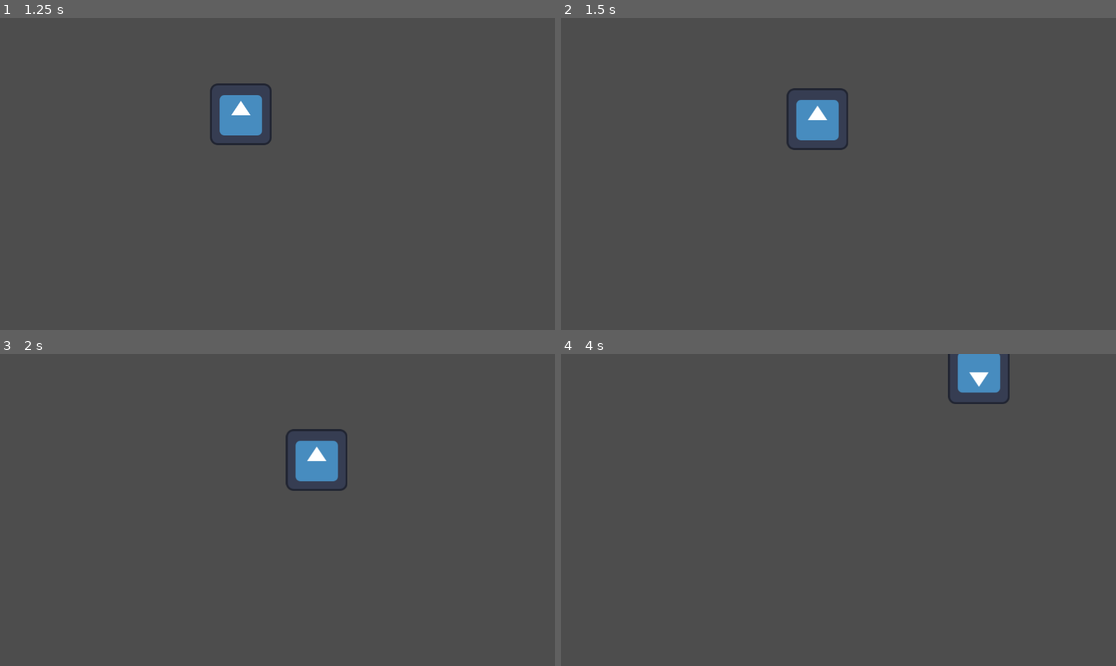
Above: before the commit, frames 1-4 (two rows, left to right).
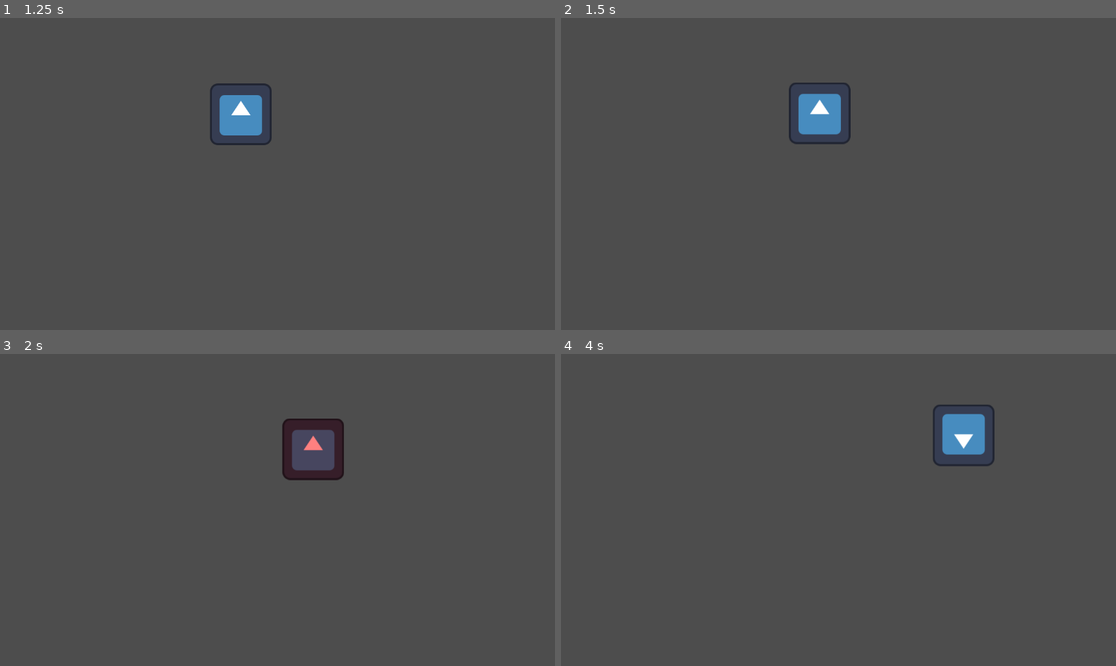
Above: after the commit, the same moments.

Repository: Nicheen/GameJamSummer2025
Game: Godot game, scene res://scenes/menus/main_menu.tscn
Same seed, same stepped clock (60 frames per second), same inputs: the game is played once before the commit and once after it. Before the commit the project starts from res://scenes/main_menu.tscn. The engine's default icon, where the game draws it, is replaced by a stand-in: a white triangle on a blue panel in a dark square.
Inputs (mouse positions are in pixels of both pictures, inside the frame that each line leads up to):
- Up to frame 1 (1.25 s): click "START GAME" at 0.5 s
- Up to frame 2 (1.5 s): tap Enter (ui_accept) at 1.25 s; move the mouse to (960, 158) at 1.27 s; hold D (move_right) from 1.28 s (still down); click (960, 158) at 1.35 s
- Up to frame 3 (2 s): keep holding D (move_right); tap Enter (ui_accept) at 1.52, 1.55, 1.82 s
- Up to frame 4 (4 s): move the mouse to (727, 525) at 2.02 s; release D (move_right) at 2.03 s; hold S (teleport_down) 2.03-2.78 s; tap Enter (ui_accept) at 2.1, 2.27, 2.57, 2.75, 3.05, 3.77 s; click (727, 525) at 2.3 s; move the mouse to (894, 441) at 2.77 s; hold D (move_right) 2.78-3.53 s; click (894, 441) at 2.85 s; move the mouse to (810, 572) at 3.52 s; hold W (teleport_up) from 3.53 s (still down); click (810, 572) at 3.6 s

Frame 1 is identical in both runs. In frame 2, 1.0% of the frame differs, in the area x 40-53%, y 20-43%; in frame 3, 2.0%; in frame 4, 2.5%, in the area x 66-81%, y 0-36%.

Commit message:
Code Structure

Diff:
--- a/gamejamsummer2025/projectile.gd
+++ /dev/null
@@ -1,130 +0,0 @@
-extends RigidBody2D
-
-# Projectile settings
-var direction: Vector2
-var speed: float = 500.0
-var play_area_center: Vector2
-var play_area_size: Vector2
-var bounce_count: int = 0
-var max_bounces: int = 5
-var lifetime: float = 10.0
-var initialized: bool = false
-
-# Signals
-signal hit_player
-
-# Optional: Visual components
-@onready var sprite: Sprite2D = $Sprite2D
-@onready var collision_shape: CollisionShape2D = $CollisionShape2D
-
-func _ready():
-	# Set up physics
-	gravity_scale = 0  # No gravity for projectiles
-	linear_damp = 0    # No air resistance
-	contact_monitor = true
-	max_contacts_reported = 10
-
-	# Set up collision detection
-	body_entered.connect(_on_body_entered)
-
-	# Start lifetime timer
-	var timer = Timer.new()
-	timer.wait_time = lifetime
-	timer.one_shot = true
-	timer.timeout.connect(_on_lifetime_expired)
-	add_child(timer)
-	timer.start()
-
-	await get_tree().process_frame
-
-func initialize(shoot_direction: Vector2, projectile_speed: float, area_center: Vector2, area_size: Vector2):
-	direction = shoot_direction.normalized()
-	speed = projectile_speed
-	play_area_center = area_center
-	play_area_size = area_size
-	initialized = true
-
-	# Set initial velocity
-	await get_tree().process_frame
-	linear_velocity = direction * speed
-
-func _physics_process(delta):
-	if not initialized:
-		return
-	check_bounds_collision()
-
-func check_bounds_collision():
-	var half_size = play_area_size * 0.5
-	var bounds = {
-		"left": play_area_center.x - half_size.x,
-		"right": play_area_center.x + half_size.x,
-		"top": play_area_center.y - half_size.y,
-		"bottom": play_area_center.y + half_size.y
-	}
-
-	var pos = global_position
-	var vel = linear_velocity
-	var bounced = false
-
-	# Check horizontal bounds
-	if pos.x <= bounds.left or pos.x >= bounds.right:
-		vel.x = -vel.x  # Reverse horizontal velocity
-		bounced = true
-
-		# Keep within bounds
-		if pos.x <= bounds.left:
-			pos.x = bounds.left + 5
-		else:
-			pos.x = bounds.right - 5
-
-	# Check vertical bounds
-	if pos.y <= bounds.top or pos.y >= bounds.bottom:
-		vel.y = -vel.y  # Reverse vertical velocity
-		bounced = true
-
-		# Keep within bounds
-		if pos.y <= bounds.top:
-			pos.y = bounds.top + 5
-		else:
-			pos.y = bounds.bottom - 5
-
-	if bounced:
-		global_position = pos
-		linear_velocity = vel
-		bounce_count += 1
-
-		# Optional: Add bounce effect
-		create_bounce_effect()
-
-		# Destroy after too many bounces
-		if bounce_count >= max_bounces:
-			queue_free()
-
-func create_bounce_effect():
-	# Visual effect when bouncing
-	if sprite:
-		var tween = create_tween()
-		var original_scale = sprite.scale
-		tween.tween_property(sprite, "scale", original_scale * 1.2, 0.1)
-		tween.tween_property(sprite, "scale", original_scale, 0.1)
-
-func _on_body_entered(body):
-	# Check if it hit the player
-	if body.has_method("take_damage"):
-		# Only damage if projectile has moved away from spawn point
-		var spawn_distance = global_position.distance_to(body.global_position)
-		if spawn_distance > 50:  # Minimum distance before it can hit player
-			hit_player.emit()
-			queue_free()
-	else:
-		# Hit something else, bounce off it
-		var collision_normal = (global_position - body.global_position).normalized()
-		linear_velocity = linear_velocity.bounce(collision_normal)
-		bounce_count += 1
-		create_bounce_effect()
-
-		if bounce_count >= max_bounces:
-			queue_free()
-
-func _on_lifetime_expired():
-	queue_free()
--- a/gamejamsummer2025/scenes/Player.tscn
+++ /dev/null
@@ -1,37 +0,0 @@
-[gd_scene load_steps=8 format=3 uid="uid://b4g35yo4tk2kb"]
-
-[ext_resource type="Script" path="res://character_body_2d.gd" id="1_kne1u"]
-[ext_resource type="Script" path="res://projectile.gd" id="2_mdl7e"]
-[ext_resource type="Texture2D" uid="uid://cwnerh202ej8e" path="res://icon.svg" id="3_cxr5p"]
-[ext_resource type="Texture2D" uid="uid://cld2l1b5hqkts" path="res://images/projectile.png" id="3_qu4a1"]
-
-[sub_resource type="RectangleShape2D" id="RectangleShape2D_e7peq"]
-size = Vector2(130, 129)
-
-[sub_resource type="PackedScene" id="PackedScene_70d11"]
-_bundled = {
-"conn_count": 0,
-"conns": PackedInt32Array(),
-"editable_instances": [],
-"names": PackedStringArray("Node2D", "Projectile", "script", "RigidBody2D", "Sprite2D", "texture", "CollisionShape2D", "position", "shape"),
-"node_count": 4,
-"node_paths": [],
-"nodes": PackedInt32Array(-1, -1, 0, 0, -1, 0, 0, 0, 0, 3, 1, -1, 1, 2, 0, 0, 1, 0, 4, 4, -1, 1, 5, 1, 0, 1, 0, 6, 6, -1, 2, 7, 2, 8, 3, 0),
-"variants": [ExtResource("2_mdl7e"), ExtResource("3_qu4a1"), Vector2(0, 0.5), SubResource("RectangleShape2D_e7peq")],
-"version": 3
-}
-
-[sub_resource type="RectangleShape2D" id="RectangleShape2D_epypp"]
-size = Vector2(130, 129)
-
-[node name="Node2D" type="Node2D"]
-
-[node name="Player" type="CharacterBody2D" parent="."]
-script = ExtResource("1_kne1u")
-projectile_scene = SubResource("PackedScene_70d11")
-
-[node name="Sprite2D" type="Sprite2D" parent="Player"]
-texture = ExtResource("3_cxr5p")
-
-[node name="CollisionShape2D" type="CollisionShape2D" parent="Player"]
-shape = SubResource("RectangleShape2D_epypp")
--- a/gamejamsummer2025/scenes/Projectile.tscn
+++ /dev/null
@@ -1,20 +0,0 @@
-[gd_scene load_steps=4 format=3 uid="uid://eppnqq6ap33r"]
-
-[ext_resource type="Script" uid="uid://57mwgwgrtt80" path="res://projectile.gd" id="1_t7eop"]
-[ext_resource type="Texture2D" uid="uid://cld2l1b5hqkts" path="res://images/projectile.png" id="2_vihyi"]
-
-[sub_resource type="CircleShape2D" id="CircleShape2D_vihyi"]
-radius = 13.0
-
-[node name="Node2D" type="Node2D"]
-
-[node name="Projectile" type="RigidBody2D" parent="."]
-script = ExtResource("1_t7eop")
-
-[node name="Sprite2D" type="Sprite2D" parent="Projectile"]
-scale = Vector2(0.25, 0.25)
-texture = ExtResource("2_vihyi")
-
-[node name="CollisionShape2D" type="CollisionShape2D" parent="Projectile"]
-position = Vector2(0, -1)
-shape = SubResource("CircleShape2D_vihyi")
--- /dev/null
+++ b/gamejamsummer2025/scenes/main.tscn
@@ -0,0 +1,6 @@
+[gd_scene load_steps=2 format=3 uid="uid://8ciqjf3iwtvf"]
+
+[ext_resource type="Script" uid="uid://c2dkvm0rwmi1d" path="res://scripts/main.gd" id="1_o5qli"]
+
+[node name="Main" type="Node2D"]
+script = ExtResource("1_o5qli")
--- a/gamejamsummer2025/scenes/main_menu.tscn
+++ b/gamejamsummer2025/scenes/menus/main_menu.tscn
@@ -1,20 +1,20 @@
 [gd_scene load_steps=3 format=3 uid="uid://bxsxsg8svbiye"]
 
-[ext_resource type="Script" uid="uid://hxs1sdtlbjeo" path="res://main_menu.gd" id="1_06t4h"]
-[ext_resource type="Texture2D" uid="uid://cc4t6edh6d5p4" path="res://images/not_pong_main_menu_background.png" id="3_bqqt6"]
+[ext_resource type="Script" uid="uid://hxs1sdtlbjeo" path="res://scripts/main_menu.gd" id="1_ovrgc"]
+[ext_resource type="Texture2D" uid="uid://cc4t6edh6d5p4" path="res://images/not_pong_main_menu_background.png" id="2_2o76q"]
 
 [node name="MainMenu" type="Control"]
 layout_mode = 3
 anchors_preset = 0
 offset_right = 1151.0
 offset_bottom = 648.0
-script = ExtResource("1_06t4h")
+script = ExtResource("1_ovrgc")
 
 [node name="TextureRect" type="TextureRect" parent="."]
 layout_mode = 0
 offset_right = 2185.0
 offset_bottom = 1138.0
-texture = ExtResource("3_bqqt6")
+texture = ExtResource("2_2o76q")
 expand_mode = 1
 
 [node name="VBoxContainer" type="VBoxContainer" parent="."]
--- /dev/null
+++ b/gamejamsummer2025/scenes/obj/Player.tscn
@@ -0,0 +1,18 @@
+[gd_scene load_steps=5 format=3 uid="uid://b4g35yo4tk2kb"]
+
+[ext_resource type="Script" uid="uid://dctpv4rhjpa0w" path="res://scripts/character_body_2d.gd" id="1_j31ew"]
+[ext_resource type="PackedScene" uid="uid://eppnqq6ap33r" path="res://scenes/obj/Projectile.tscn" id="2_ghy7x"]
+[ext_resource type="Texture2D" uid="uid://cwnerh202ej8e" path="res://icon.svg" id="3_nkb2x"]
+
+[sub_resource type="RectangleShape2D" id="RectangleShape2D_j31ew"]
+size = Vector2(130, 129)
+
+[node name="Player" type="CharacterBody2D"]
+script = ExtResource("1_j31ew")
+projectile_scene = ExtResource("2_ghy7x")
+
+[node name="Sprite2D" type="Sprite2D" parent="."]
+texture = ExtResource("3_nkb2x")
+
+[node name="CollisionShape2D" type="CollisionShape2D" parent="."]
+shape = SubResource("RectangleShape2D_j31ew")
--- /dev/null
+++ b/gamejamsummer2025/scenes/obj/Projectile.tscn
@@ -0,0 +1,21 @@
+[gd_scene load_steps=5 format=3 uid="uid://eppnqq6ap33r"]
+
+[ext_resource type="Script" uid="uid://57mwgwgrtt80" path="res://scripts/projectile.gd" id="1_t7eop"]
+[ext_resource type="Texture2D" uid="uid://cld2l1b5hqkts" path="res://images/projectile.png" id="2_vihyi"]
+
+[sub_resource type="PhysicsMaterial" id="PhysicsMaterial_vihyi"]
+
+[sub_resource type="CircleShape2D" id="CircleShape2D_kdm4f"]
+radius = 13.0
+
+[node name="Projectile" type="RigidBody2D"]
+physics_material_override = SubResource("PhysicsMaterial_vihyi")
+script = ExtResource("1_t7eop")
+
+[node name="Sprite2D" type="Sprite2D" parent="."]
+scale = Vector2(0.25, 0.25)
+texture = ExtResource("2_vihyi")
+
+[node name="CollisionShape2D" type="CollisionShape2D" parent="."]
+position = Vector2(0, -1)
+shape = SubResource("CircleShape2D_kdm4f")
--- a/gamejamsummer2025/character_body_2d.gd
+++ b/gamejamsummer2025/scripts/character_body_2d.gd
@@ -102,47 +102,41 @@
 		shoot_projectile()
 
 func shoot_projectile():
-	if not projectile_scene:
-		print("Warning: No projectile scene assigned!")
-		return
-
-	# Create projectile instance
-	var projectile = projectile_scene.instantiate()
-
-	# Add to scene tree (parent's parent to avoid moving with player)
-	get_tree().current_scene.add_child(projectile)
-
-	# Calculate shoot direction based on mouse position
+	if not projectile_scene or not can_shoot:
+		return
+
+	print("=== SHOOTING PROJECTILE ===")
+
+	# Get shoot direction toward mouse
 	var mouse_pos = get_global_mouse_position()
 	var shoot_direction = (mouse_pos - global_position).normalized()
 
-	# Determine spawn offset based on current wall position
-	var spawn_offset: Vector2
-	match current_wall:
-		WallSide.BOTTOM:
-			# Player is on bottom wall, spawn above the player
-			spawn_offset = Vector2(0, -80)  # Spawn 40 pixels above
-		WallSide.TOP:
-			# Player is on top wall (upside down), spawn below the player
-			spawn_offset = Vector2(0, 80)   # Spawn 40 pixels below
-
-	# Add a small horizontal offset in the shooting direction for better visual
-	spawn_offset.x += shoot_direction.x * 20
-
-	# Set projectile position with proper offset
-	projectile.global_position = global_position + spawn_offset
-
-	# Initialize projectile
-	if projectile.has_method("initialize"):
-		projectile.initialize(shoot_direction, projectile_speed, play_area_center, play_area_size)
-
-	# Connect projectile hit signal
-	if projectile.has_signal("hit_player"):
-		projectile.hit_player.connect(_on_projectile_hit)
+	# Create projectile
+	var projectile = projectile_scene.instantiate()
+
+	# Position it in front of player
+	var spawn_position = global_position + (shoot_direction * 80)
+	projectile.global_position = spawn_position
+
+	print("Spawning projectile at: ", spawn_position)
+	print("Shoot direction: ", shoot_direction)
+
+	# Add to scene first
+	get_tree().current_scene.add_child(projectile)
+
+	# Wait one frame then initialize
+	await get_tree().process_frame
+
+	# Initialize the projectile
+	projectile.initialize(shoot_direction, projectile_speed)
+
+	# Connect the hit signal
+	projectile.hit_player.connect(_on_projectile_hit)
+
+	print("Projectile setup complete")
 
 	# Start cooldown
 	start_shoot_cooldown()
-
 func teleport_to_edge(direction: Vector2):
 	var new_position = global_position
 	var half_size = play_area_size * 0.5
--- /dev/null
+++ b/gamejamsummer2025/scripts/main.gd
@@ -0,0 +1,62 @@
+extends Node2D
+
+# Game settings
+@export var play_area_size: Vector2 = Vector2(1152, 648)  # Match your window size
+@export var play_area_center: Vector2 = Vector2(576, 324)  # Half of window size
+
+# Hardcoded scene paths
+const PLAYER_SCENE = "res://scenes/obj/Player.tscn"
+const PAUSE_MENU_SCENE = "res://scenes/menus/pause_menu.tscn"
+
+# Game objects
+var player: CharacterBody2D
+var pause_menu: Control
+
+func _ready():
+	# Set up the game
+	setup_play_area()
+	spawn_player()
+	setup_pause_menu()
+
+	print("Game scene ready!")
+	print("Play area center: ", play_area_center)
+	print("Play area size: ", play_area_size)
+
+func setup_play_area():
+	# You can draw bounds or set up background here
+	# For now, we'll just use the values
+	pass
+
+func spawn_player():
+	# Load and instantiate the player scene
+	var player_scene = load(PLAYER_SCENE)
+	player = player_scene.instantiate()
+	add_child(player)
+
+	# Set up the player
+	if player.has_method("set_play_area"):
+		player.set_play_area(play_area_center, play_area_size)
+		print("Set player play area")
+
+	# Connect player signals
+	if player.has_signal("player_died"):
+		player.player_died.connect(_on_player_died)
+	if player.has_signal("health_changed"):
+		player.health_changed.connect(_on_player_health_changed)
+
+func setup_pause_menu():
+	# Load and instantiate the pause menu
+	var pause_menu_scene = load(PAUSE_MENU_SCENE)
+	pause_menu = pause_menu_scene.instantiate()
+	add_child(pause_menu)
+
+	print("Pause menu setup complete")
+
+func _on_player_died():
+	print("Player died! Game over!")
+	# Handle game over logic here
+	# You could restart the level, show game over screen, etc.
+
+func _on_player_health_changed(new_health: int):
+	print("Player health: ", new_health)
+	# Update UI health display here
--- a/gamejamsummer2025/main_menu.gd
+++ b/gamejamsummer2025/scripts/main_menu.gd
@@ -13,7 +13,7 @@
 
 func _on_start_pressed():
 	# Load your game scene - replace with your actual game scene path
-	get_tree().change_scene_to_file("res://scenes/Player.tscn")  # Inte bara "res://Game.tscn"ned!")
+	get_tree().change_scene_to_file("res://scenes/main.tscn")  # Inte bara "res://Game.tscn"ned!")
 
 func _on_fullscreen_pressed():
 	# Toggle between fullscreen and windowed mode
--- /dev/null
+++ b/gamejamsummer2025/scripts/projectile.gd
@@ -0,0 +1,53 @@
+extends RigidBody2D
+
+# Simple projectile that just flies forward
+var direction: Vector2
+var speed: float = 500.0
+var lifetime: float = 5.0
+
+# Signals
+signal hit_player
+
+func _ready():
+	# Set up physics
+	gravity_scale = 0
+	linear_damp = 0
+
+	# Set up collision detection
+	contact_monitor = true
+	max_contacts_reported = 10
+
+	# Connect collision signal
+	if not body_entered.is_connected(_on_body_entered):
+		body_entered.connect(_on_body_entered)
+
+	# Auto-destroy after lifetime
+	var timer = Timer.new()
+	timer.wait_time = lifetime
+	timer.one_shot = true
+	timer.timeout.connect(queue_free)
+	add_child(timer)
+	timer.start()
+
+	print("Projectile created and ready")
+
+func initialize(shoot_direction: Vector2, projectile_speed: float, area_center: Vector2 = Vector2.ZERO, area_size: Vector2 = Vector2.ZERO):
+	direction = shoot_direction.normalized()
+	speed = projectile_speed
+
+	# Set velocity immediately
+	linear_velocity = direction * speed
+	print("Projectile initialized with velocity: ", linear_velocity)
+
+func _on_body_entered(body):
+	print("Projectile collided with: ", body.name)
+
+	# If it hits the player, emit signal and destroy
+	if body.has_method("take_damage"):
+		print("Hit player - emitting signal")
+		hit_player.emit()
+		queue_free()
+	else:
+		# Hit something else, just destroy for now
+		print("Hit non-player object, destroying")
+		queue_free()
Renamed: gamejamsummer2025/scenes/pause_menu.tscn -> gamejamsummer2025/scenes/menus/pause_menu.tscn
Renamed: gamejamsummer2025/character_body_2d.gd.uid -> gamejamsummer2025/scripts/character_body_2d.gd.uid
Not shown, added: gamejamsummer2025/scripts/main.gd.uid
Renamed: gamejamsummer2025/main_menu.gd.uid -> gamejamsummer2025/scripts/main_menu.gd.uid
Renamed: gamejamsummer2025/pause_menu.gd -> gamejamsummer2025/scripts/pause_menu.gd
Renamed: gamejamsummer2025/pause_menu.gd.uid -> gamejamsummer2025/scripts/pause_menu.gd.uid
Renamed: gamejamsummer2025/projectile.gd.uid -> gamejamsummer2025/scripts/projectile.gd.uid
